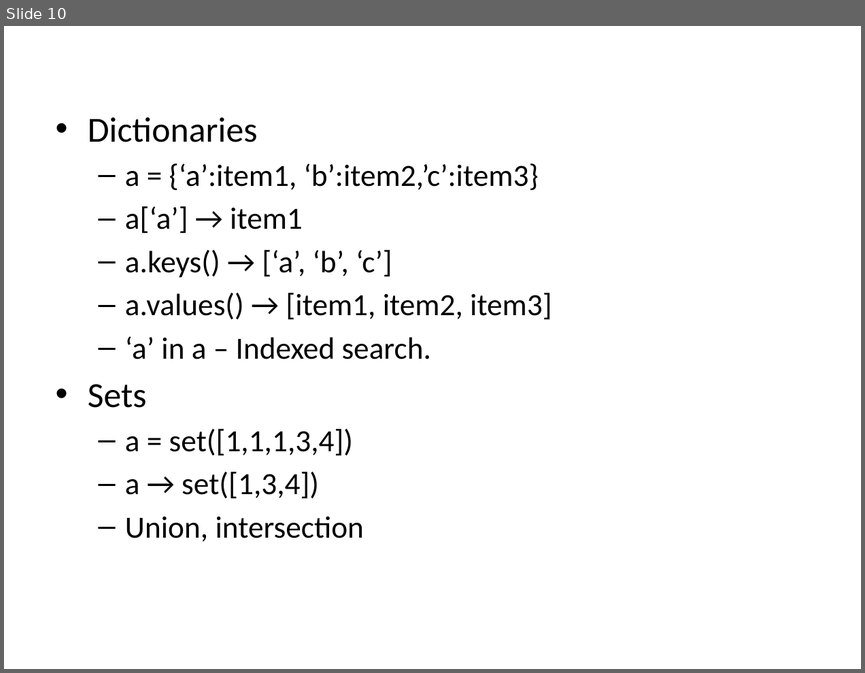
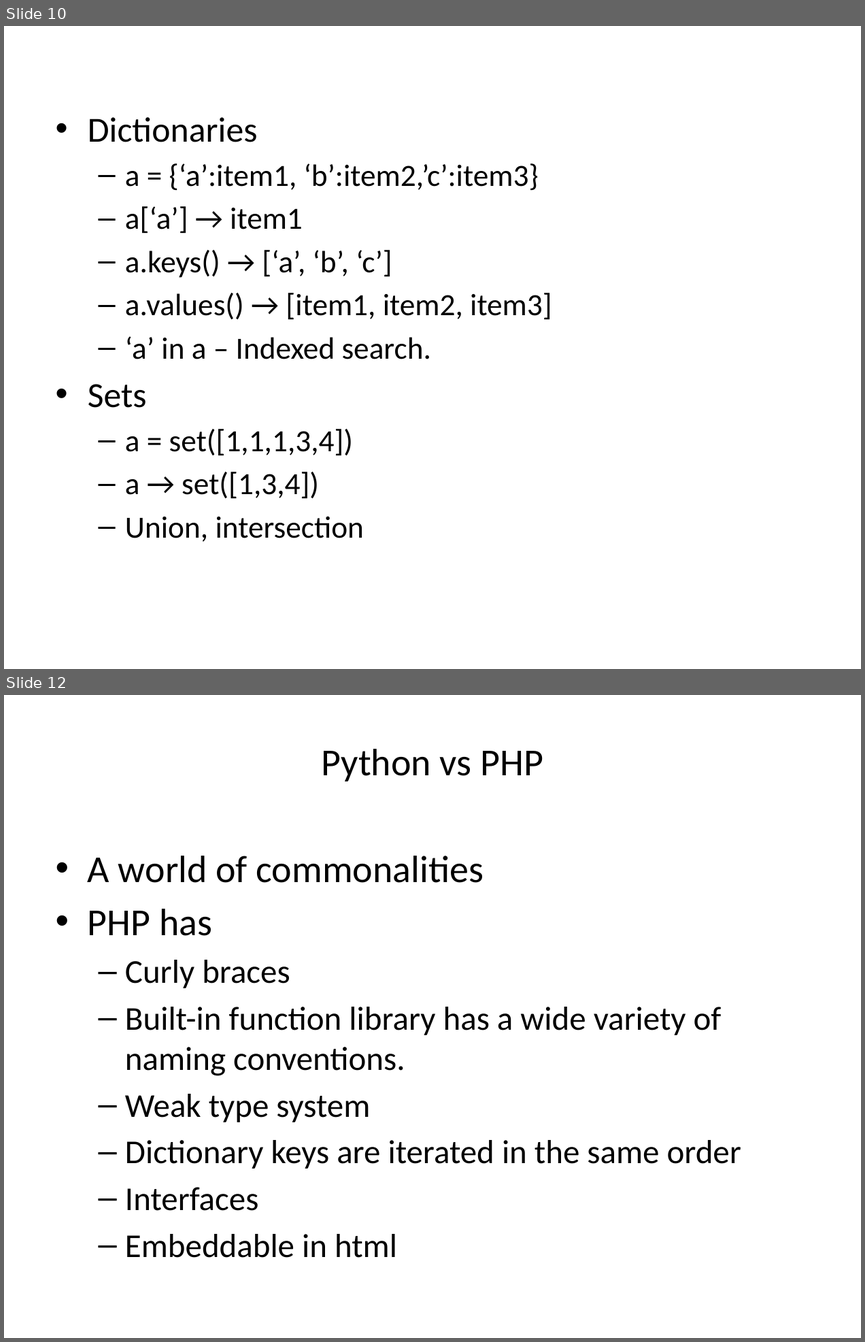
Before and after one commit to NahimNasser/django-unchained, a slide deck: 1-Intro/Session1-Shah.pptx. Shown one above the other, each under a label of ours: slide 10 before the commit, slides 10 and 12 after it; the slides between them are not shown. The pictures are 865x673 and 865x1342 pixels, drawn with LibreOffice and Linux fonts; fonts in the diff are those of the drawing. Boxes give left, top, right and bottom in pixels: in the first picture for what was removed or moved away, otherwise in the second. Text is boxed around its words. In the diff, an @@ line names an element or a change of style, - is before the commit and + after.

```diff
--- a/1-Intro/Session1-Shah.pptx
+++ b/1-Intro/Session1-Shah.pptx
@@ slide 12 added at (4,695,861,1338), background #FFFFFF @@
@@ text added at (88,749,741,1257), 28 pt, text #000000 @@
+Python vs PHP
+• A world of commonalities
+• PHP has
+  – Curly braces
+  – Built-in function library has a wide variety of naming conventions.
+  – Weak type system
+  – Dictionary keys are iterated in the same order
+  – Interfaces
+  – Embeddable in html
```
Also in this commit, not shown: 4 slides changed, 5 other slides added, 2 other files.
